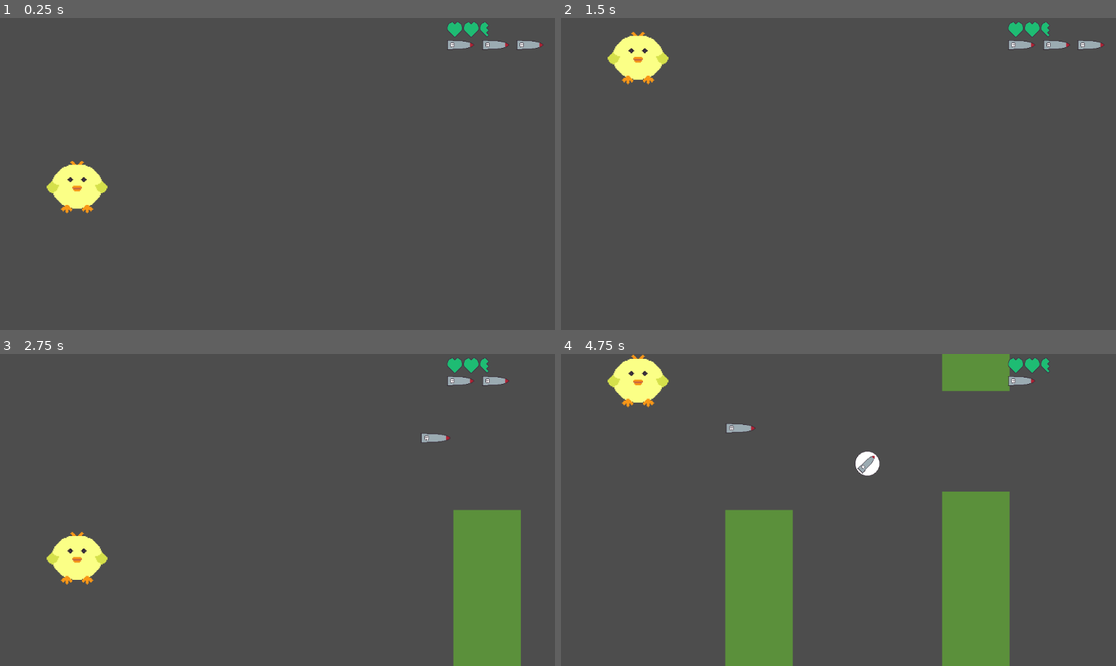
Above: before the commit, frames 1-4 (two rows, left to right).
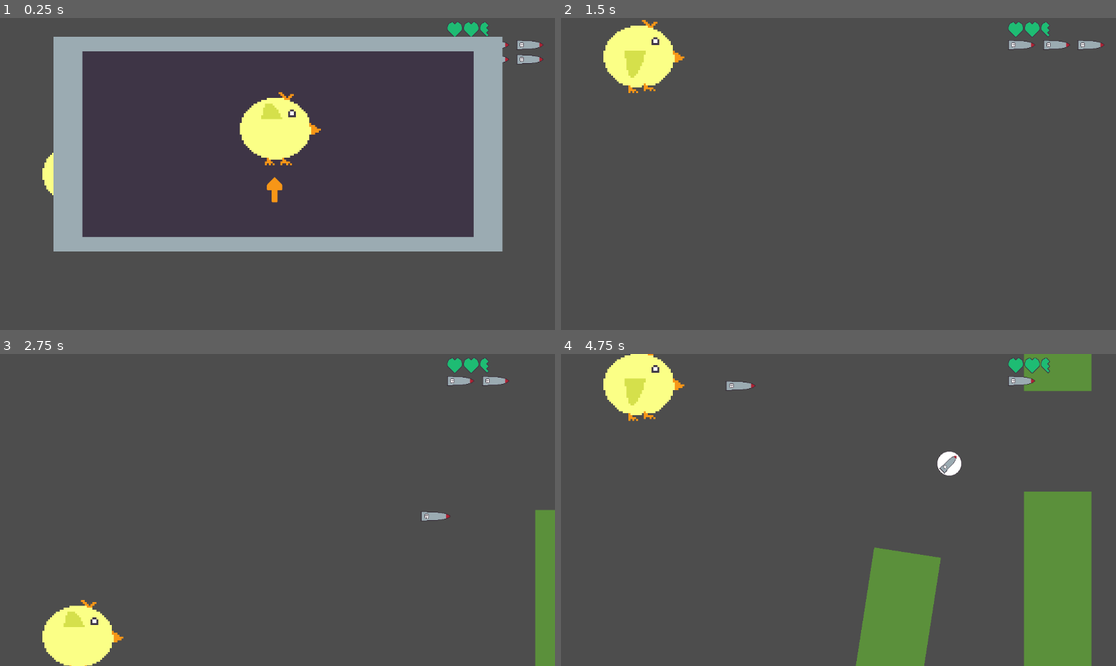
Above: after the commit, the same moments.

Repository: MrOnosa/solo-dev-game-jam-4
Game: Godot game, scene res://game.tscn
Same seed, same stepped clock (60 frames per second), same inputs: the game is played once before the commit and once after it.
Inputs (mouse positions are in pixels of both pictures, inside the frame that each line leads up to):
- Up to frame 1 (0.25 s): no input
- Up to frame 2 (1.5 s): move the mouse to (960, 158) at 0.52 s; press the mouse at (960, 158) at 0.53 s; move the mouse to (727, 189) at 1.27 s; release the mouse at (727, 189) at 1.28 s; click (727, 189) at 1.35 s
- Up to frame 3 (2.75 s): move the mouse to (333, 441) at 2.02 s; hold Right mouse button (Button2) from 2.03 s (still down); click (333, 441) at 2.3 s
- Up to frame 4 (4.75 s): move the mouse to (810, 572) at 2.77 s; release Right mouse button (Button2) at 2.78 s; click (810, 572) at 2.85 s; move the mouse to (1005, 556) at 3.52 s; press the mouse at (1005, 556) at 3.53 s; move the mouse to (672, 463) at 4.27 s; release the mouse at (672, 463) at 4.28 s; right-click (672, 463) at 4.35 s; click (672, 463) at 4.55 s

The runs differ from the first frame. In frame 1, 17% of the frame differs, in the area x 7-98%, y 6-75%; in frame 2, 1.4%; in frame 3, 11%; in frame 4, 29%, in the area x 7-96%, y 0-100%.

Commit message:
New bird and bird menu and game restart stuff

Diff:
--- a/bird.gd
+++ b/bird.gd
@@ -7,13 +7,17 @@
 
 var button_1_ready_to_fire := true
 var button_2_ready_to_fire := true
-var any_collision_occured := false
+var can_be_hurt := true # :'(
 
 @onready var button_1_cooloff_timer: Timer = $Button1CooloffTimer
 @onready var button_2_cooloff_timer: Timer = $Button2CooloffTimer
+@onready var invincibility_timer: Timer = $InvincibilityTimer
+
+@onready var animated_sprite_2d: AnimatedSprite2D = $AnimatedSprite2D
 
 # Called when the node enters the scene tree for the first time.
 func _ready() -> void:
+	animated_sprite_2d.frame = 0
 	pass # Replace with function body.
 
 
@@ -23,6 +27,7 @@
 	if button1Pressed && button_1_ready_to_fire:
 		# Flap time
 		apply_central_impulse(Vector2(0, -750) )
+		animated_sprite_2d.frame = 1
 		button_1_ready_to_fire = false
 		button_1_cooloff_timer.start()
 	var button2Pressed = Input.is_action_pressed("Button2")
@@ -33,8 +38,8 @@
 		button_2_cooloff_timer.start()
 	pass
 
-
 func _on_button_1_cooloff_timer_timeout() -> void:
+	animated_sprite_2d.frame = 0
 	button_1_ready_to_fire = true
 
 func _on_button_2_cooloff_timer_timeout() -> void:
@@ -42,12 +47,16 @@
 
 func _on_body_entered(body: Node) -> void:
 	if body is Pipe:
-		any_collision_occured = true
-		print_rich("[color=red]Ouch!")
-		took_damage.emit()
+		if can_be_hurt:
+			invincibility_timer.start()
+			can_be_hurt = false # 😊
+			took_damage.emit()
 	if body is Ammo:
 		print_rich("[color=grey]Ammo GET!")
 		collected_ammo.emit()
 		body.queue_free()
+	pass # Replace with function body.
 
-	pass # Replace with function body.
+
+func _on_invincibility_timer_timeout() -> void:
+	can_be_hurt = true # o.O
--- a/bird.tscn
+++ b/bird.tscn
@@ -1,25 +1,32 @@
-[gd_scene load_steps=6 format=3 uid="uid://cbaa2gbqceacn"]
+[gd_scene load_steps=7 format=3 uid="uid://cbaa2gbqceacn"]
 
 [ext_resource type="Script" path="res://bird.gd" id="1_t3uc3"]
-[ext_resource type="Texture2D" uid="uid://ddrgx6ro08nr7" path="res://assets/REPLACE_ME/ChickBase_400_1.png" id="2_2l86v"]
-[ext_resource type="Texture2D" uid="uid://dga2583x7omq8" path="res://assets/REPLACE_ME/ChickBase_400_2.png" id="3_nvuyw"]
+[ext_resource type="Texture2D" uid="uid://8q2ea7gkt6kr" path="res://assets/bird-Sheet.png" id="2_lh7vx"]
+
+[sub_resource type="AtlasTexture" id="AtlasTexture_urh8x"]
+atlas = ExtResource("2_lh7vx")
+region = Rect2(0, 0, 64, 64)
+
+[sub_resource type="AtlasTexture" id="AtlasTexture_8iiqi"]
+atlas = ExtResource("2_lh7vx")
+region = Rect2(64, 0, 64, 64)
 
 [sub_resource type="SpriteFrames" id="SpriteFrames_x0wxs"]
 animations = [{
 "frames": [{
 "duration": 1.0,
-"texture": ExtResource("2_2l86v")
+"texture": SubResource("AtlasTexture_urh8x")
 }, {
 "duration": 1.0,
-"texture": ExtResource("3_nvuyw")
+"texture": SubResource("AtlasTexture_8iiqi")
 }],
-"loop": true,
+"loop": false,
 "name": &"default",
 "speed": 5.0
 }]
 
-[sub_resource type="CircleShape2D" id="CircleShape2D_sjbfb"]
-radius = 93.0484
+[sub_resource type="CircleShape2D" id="CircleShape2D_dgrsu"]
+radius = 116.031
 
 [node name="Bird" type="RigidBody2D"]
 collision_layer = 3
@@ -28,20 +35,25 @@
 script = ExtResource("1_t3uc3")
 
 [node name="AnimatedSprite2D" type="AnimatedSprite2D" parent="."]
-scale = Vector2(0.493504, 0.493504)
+texture_filter = 1
+scale = Vector2(4, 4)
 sprite_frames = SubResource("SpriteFrames_x0wxs")
-autoplay = "default"
 frame_progress = 0.197491
 
 [node name="CollisionShape2D" type="CollisionShape2D" parent="."]
+position = Vector2(2, -7.10543e-15)
+rotation = 1.5708
 scale = Vector2(0.529171, 0.529171)
-shape = SubResource("CircleShape2D_sjbfb")
+shape = SubResource("CircleShape2D_dgrsu")
 
 [node name="Button1CooloffTimer" type="Timer" parent="."]
 wait_time = 0.3
 
 [node name="Button2CooloffTimer" type="Timer" parent="."]
 
+[node name="InvincibilityTimer" type="Timer" parent="."]
+
 [connection signal="body_entered" from="." to="." method="_on_body_entered"]
 [connection signal="timeout" from="Button1CooloffTimer" to="." method="_on_button_1_cooloff_timer_timeout"]
 [connection signal="timeout" from="Button2CooloffTimer" to="." method="_on_button_2_cooloff_timer_timeout"]
+[connection signal="timeout" from="InvincibilityTimer" to="." method="_on_invincibility_timer_timeout"]
--- a/game.gd
+++ b/game.gd
@@ -16,6 +16,7 @@
 @onready var pipe_timer: Timer = $PipeTimer
 @onready var ammo_timer: Timer = $AmmoTimer
 @onready var life_bar: LifeBar = $LifeBar
+@onready var menu: CanvasLayer = $Menu
 
 
 # Called when the node enters the scene tree for the first time.
@@ -23,6 +24,8 @@
 	reference.queue_free()
 	ammo_timer.start(pipe_timer.wait_time + pipe_timer.wait_time/2.0)
 	life_bar.paint(hp)
+	menu.visible = true
+	get_tree().paused = true
 
 # Called every frame. 'delta' is the elapsed time since the previous frame.
 func _process(delta: float) -> void:
@@ -100,4 +103,11 @@
 func _on_bird_took_damage() -> void:
 	hp -= 1
 	life_bar.paint(hp)
+	if hp <= 0:
+		get_tree().reload_current_scene()
+
 	pass # Replace with function body.
+
+
+func _on_menu_game_start() -> void:
+	pass # Replace with function body.
--- a/game.tscn
+++ b/game.tscn
@@ -7,6 +7,7 @@
 [ext_resource type="PackedScene" uid="uid://bu37x5a6ktqg1" path="res://ammo.tscn" id="5_6gf1k"]
 [ext_resource type="Texture2D" uid="uid://b5dyfg8kiq4jo" path="res://assets/missile.png" id="5_i0i7u"]
 [ext_resource type="PackedScene" uid="uid://cy7s0mnl6b7ge" path="res://life_bar.tscn" id="7_5v04i"]
+[ext_resource type="PackedScene" uid="uid://c2jlw5xgv0d0d" path="res://menu.tscn" id="8_ba5wn"]
 
 [sub_resource type="WorldBoundaryShape2D" id="WorldBoundaryShape2D_1kw80"]
 
@@ -14,6 +15,7 @@
 distance = 1.0
 
 [node name="Game" type="Node2D"]
+process_mode = 1
 script = ExtResource("1_ermoe")
 pipe_scene = ExtResource("5_4efw6")
 missile_scene = ExtResource("3_adulu")
@@ -119,8 +121,12 @@
 [node name="LifeBar" parent="." instance=ExtResource("7_5v04i")]
 position = Vector2(368, -300)
 
+[node name="Menu" parent="." instance=ExtResource("8_ba5wn")]
+visible = false
+
 [connection signal="collected_ammo" from="Bird" to="." method="_on_bird_collected_ammo"]
 [connection signal="missile_launched" from="Bird" to="." method="_on_bird_missile_launched"]
 [connection signal="took_damage" from="Bird" to="." method="_on_bird_took_damage"]
 [connection signal="timeout" from="PipeTimer" to="." method="_on_pipe_timer_timeout"]
 [connection signal="timeout" from="AmmoTimer" to="." method="_on_ammo_timer_timeout"]
+[connection signal="game_start" from="Menu" to="." method="_on_menu_game_start"]
--- /dev/null
+++ b/menu.gd
@@ -0,0 +1,27 @@
+extends CanvasLayer
+
+signal game_start
+
+@export var amplitude = 8  # Maximum distance from the original position
+@export var speed = 10.0  # Speed of the bouncing (adjust as needed)
+
+@onready var arrow: Sprite2D = $Arrow
+
+var start_y_position = 0.0  # Starting Y position
+var time = 0.0
+
+# Called when the node enters the scene tree for the first time.
+func _ready() -> void:
+	start_y_position = arrow.position.y  # Record the initial Y position
+
+
+# Called every frame. 'delta' is the elapsed time since the previous frame.
+func _process(delta: float) -> void:
+	time += delta
+	arrow.position.y = start_y_position + amplitude * sin(time * speed)
+	var button1Pressed = Input.is_action_pressed("Button1")
+	if button1Pressed:
+		game_start.emit()
+		visible = false
+		get_tree().paused = false
+	pass
--- /dev/null
+++ b/menu.tscn
@@ -0,0 +1,60 @@
+[gd_scene load_steps=9 format=3 uid="uid://c2jlw5xgv0d0d"]
+
+[ext_resource type="Script" path="res://menu.gd" id="1_moqug"]
+[ext_resource type="Texture2D" uid="uid://d31ejslsw8kso" path="res://assets/menu-frame.png" id="1_qfoi4"]
+[ext_resource type="Texture2D" uid="uid://8q2ea7gkt6kr" path="res://assets/bird-Sheet.png" id="1_x02o7"]
+[ext_resource type="Texture2D" uid="uid://cmdkyrm71has4" path="res://assets/arrow.png" id="4_g3x2k"]
+
+[sub_resource type="SpriteFrames" id="SpriteFrames_rn47m"]
+animations = [{
+"frames": [{
+"duration": 1.0,
+"texture": ExtResource("1_qfoi4")
+}],
+"loop": true,
+"name": &"default",
+"speed": 5.0
+}]
+
+[sub_resource type="AtlasTexture" id="AtlasTexture_jxid6"]
+atlas = ExtResource("1_x02o7")
+region = Rect2(0, 0, 64, 64)
+
+[sub_resource type="AtlasTexture" id="AtlasTexture_dby3g"]
+atlas = ExtResource("1_x02o7")
+region = Rect2(64, 0, 64, 64)
+
+[sub_resource type="SpriteFrames" id="SpriteFrames_cmimj"]
+animations = [{
+"frames": [{
+"duration": 1.0,
+"texture": SubResource("AtlasTexture_jxid6")
+}, {
+"duration": 1.0,
+"texture": SubResource("AtlasTexture_dby3g")
+}],
+"loop": true,
+"name": &"default",
+"speed": 5.0
+}]
+
+[node name="Menu" type="CanvasLayer"]
+process_mode = 2
+script = ExtResource("1_moqug")
+
+[node name="Frame" type="AnimatedSprite2D" parent="."]
+position = Vector2(581, 252)
+sprite_frames = SubResource("SpriteFrames_rn47m")
+
+[node name="StartMenuOption" type="AnimatedSprite2D" parent="."]
+texture_filter = 1
+position = Vector2(570, 230)
+scale = Vector2(4, 4)
+sprite_frames = SubResource("SpriteFrames_cmimj")
+autoplay = "default"
+frame = 1
+frame_progress = 0.604388
+
+[node name="Arrow" type="Sprite2D" parent="."]
+position = Vector2(570, 350)
+texture = ExtResource("4_g3x2k")
Binary file added: assets/arrow.png
Not shown, added: assets/arrow.png.import
Binary file added: assets/bird-Sheet.png
Not shown, added: assets/bird-Sheet.png.import
Binary file added: assets/menu-frame.png
Not shown, added: assets/menu-frame.png.import
Binary file added: assets/raw/arrow.aseprite
Binary file added: assets/raw/bird.aseprite
Binary file added: assets/raw/menu-frame.aseprite
Not shown: 1 places in game.tscn that only renumber resources
